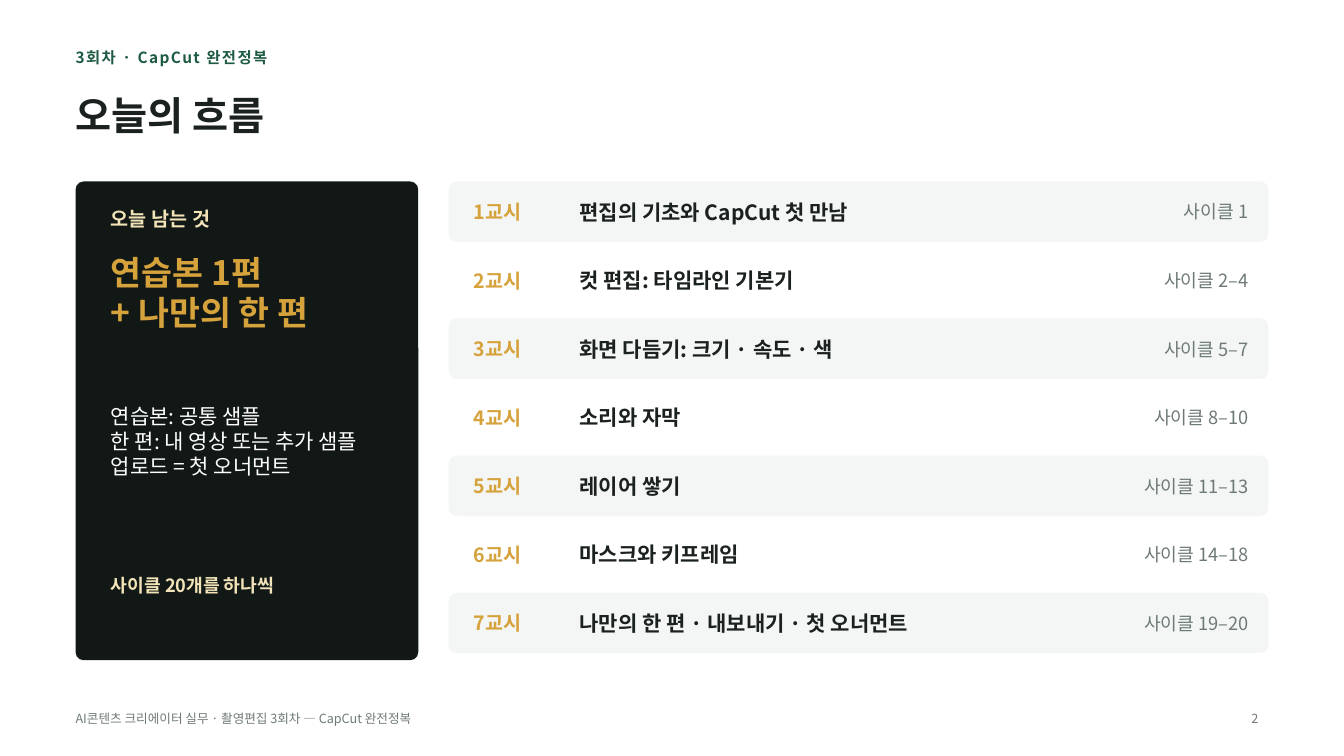
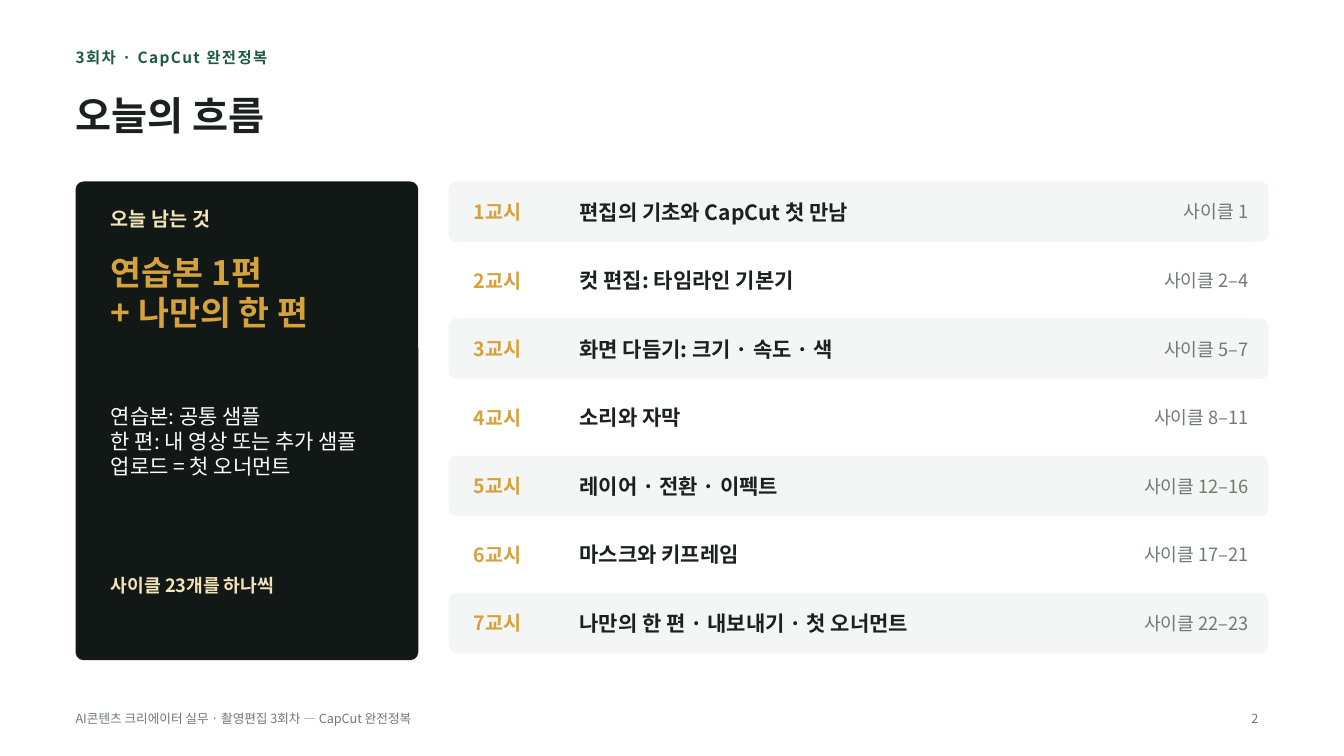
Before and after one commit to yujida/MARUBIT, a slide deck: slide 2 of lectures/03/3회차_CapCut완전정복_슬라이드.pptx. Drawn at 1344x756 pixels with LibreOffice and Linux fonts; fonts in the diff are those of the drawing. Boxes give left, top, right and bottom in pixels: in the first picture for what was removed or moved away, otherwise in the second. Text is boxed around its words. In the diff, an @@ line names an element or a change of style, - is before the commit and + after.

```diff
--- a/lectures/03/3회차_CapCut완전정복_슬라이드.pptx
+++ b/lectures/03/3회차_CapCut완전정복_슬라이드.pptx
@@ text at (1154,409,1248,426): text changed @@
-사이클 8–10
+사이클 8–11
@@ text at (580,476,778,496): text changed @@
-레이어 쌓기
+레이어 · 전환 · 이펙트
@@ text at (1144,478,1248,495): text changed @@
-사이클 11–13
+사이클 12–16
@@ text at (1144,546,1248,563): text changed @@
-사이클 14–18
+사이클 17–21
@@ text at (111,576,274,594): text changed @@
-사이클 20개를 하나씩
+사이클 23개를 하나씩
@@ text at (1144,615,1248,632): text changed @@
-사이클 19–20
+사이클 22–23
```
Also in this commit, not shown: 26 other slides changed, 7 slides added, 1 slide removed, 2 other files.
